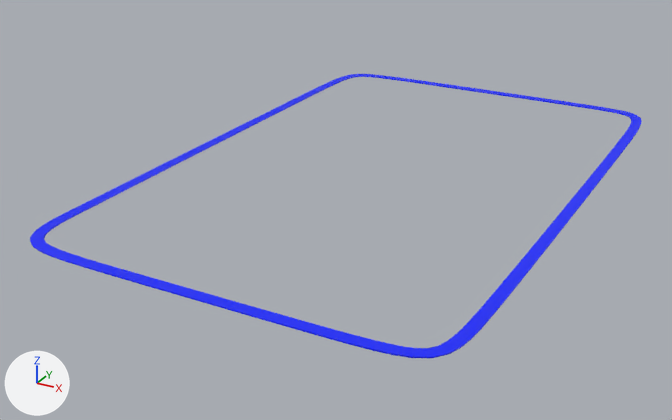
One commit to the Blender file blender/Circuit.blend: the scene before it, then after it.
Both versions are drawn from a 50 mm camera at (1039.0, -1279.0, 608.0) aimed at (299.0, 67.0, -65.0). Arrows for +X, +Y and +Z are at lower left; the lights stay in place.

The first picture shows 'Main Track'.
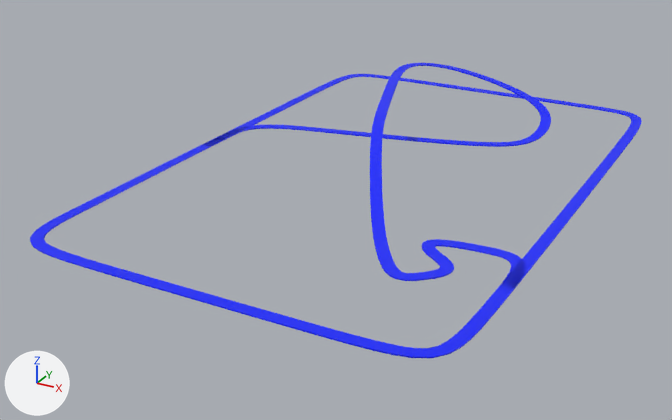
Where the change shows, as pixel boxes [x1, y1, x2, y2] in the pictures (672 x 420 px):
'Inner Track', added (blue): after [203, 63, 551, 289]

Edits to the bpy script that builds the scene:
```text
Add me_cube_001:
    me_cube_001.from_pydata(...)  # 328 vertices, 294 faces; spans x -1.0..1.0, y 14.0..16.0, z -2.98..-0.98
    me_cube_001.polygons.foreach_set('use_smooth', [True] * 294)
    me_cube_001.materials.append(mat_material_001)  # its picture is missing
Add cu_nurbspath:
    cu_nurbspath = bpy.data.curves.new('NurbsPath', 'CURVE')
    cu_nurbspath.dimensions = '3D'
    _sp = cu_nurbspath.splines.new('NURBS'); _sp.points.add(27)
    _sp.points.foreach_set('co', [90.0, 0.0, 0.0, 1.0, 120.0, 0.0, 0.0, 1.0, 150.0, 0.0, 0.0, 1.0, 180.0, 0.0, 0.0, 1.0, 210.0, 0.0, 0.0, 1.0, 259.7, -39.89, 0.0, 1.0, 280.3, -150.1, 0.0, 1.0, 350.0, -499.7, 0.0, 1.0, 390.9, -559.5, 7.399, 1.0, 498.5, -559.5, 28.32, 1.0, 550.3, -500.7, 51.82, 1.0, 600.1, -301.5, 81.41, 1.0, 550.3, -199.9, 87.0, 1.0, 399.8, -250.7, 93.67, 1.0, 177.2, -330.7, 91.02, 1.0, 100.7, -356.5, 81.49, 1.0, -70.38, -447.3, 0.0, 1.0, -146.1, -493.4, 0.0, 1.0, -200.1, -529.3, 0.0, 1.0, -229.7, -559.4, 0.0, 1.0, -200.1, -589.9, 0.0, 1.0, -170.1, -619.5, 0.0, 1.0, -140.0, -589.9, 0.0, 1.0, -127.2, -559.8, 0.0, 1.0, -79.75, -529.8, 0.0, 1.0, -80.42, -660.3, 0.0, 1.0, -80.42, -701.6, 0.0, 1.0, -178.5, -701.1, 0.0, 1.0])
    _sp.order_u = 5
    _sp.order_v = 0
    _sp.use_endpoint_u = True
    cu_nurbspath.use_path = True
    cu_nurbspath.use_deform_bounds = True
    cu_nurbspath.fill_mode = 'FULL'
    cu_nurbspath.twist_mode = 'Z_UP'
Add ob_inner_track:
    ob_inner_track = bpy.data.objects.new('Inner Track', me_cube_001)
    ob_inner_track.location = (0.0, 0.0, 0.0)
    ob_inner_track.scale = (10.0, 10.0, 1.0)
    _m = ob_inner_track.modifiers.new('Subdivision', 'SUBSURF')
    _m.subdivision_type = 'SIMPLE'
    _m.levels = 2
    _m = ob_inner_track.modifiers.new('Array', 'ARRAY')
    _m.count = 120
    _m.constant_offset_displace = (0.0, 0.0, 0.0)
    _m.relative_offset_displace = (0.0, 1.0, 0.0)
    _m = ob_inner_track.modifiers.new('Curve', 'CURVE')
    _m.object = ob_inner_path
Add ob_inner_path:
    ob_inner_path = bpy.data.objects.new('Inner Path', cu_nurbspath)
    ob_inner_path.location = (0.0, 0.0, 0.0)
    ob_inner_path.rotation_euler = (0.0, 0.0, 1.571)  # degrees (0, 0, 90)
    ob_inner_path.hide_render = True
```
